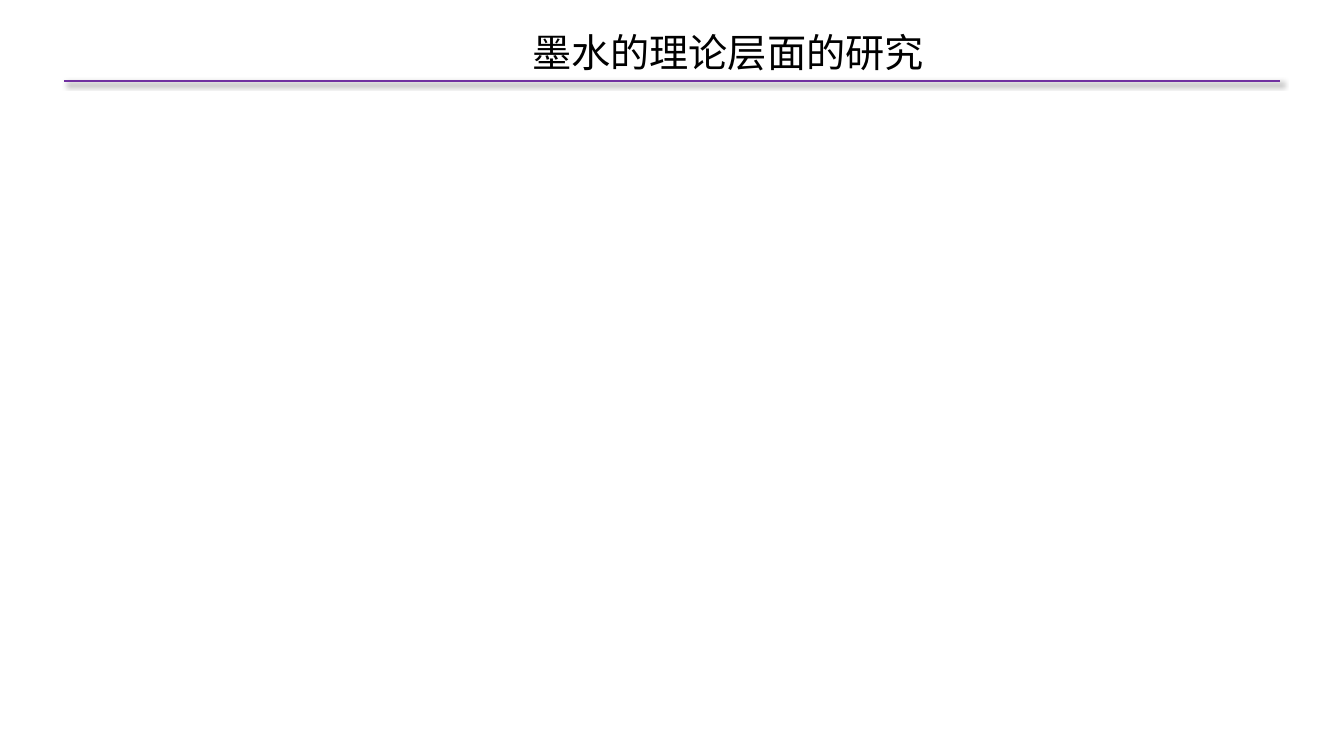
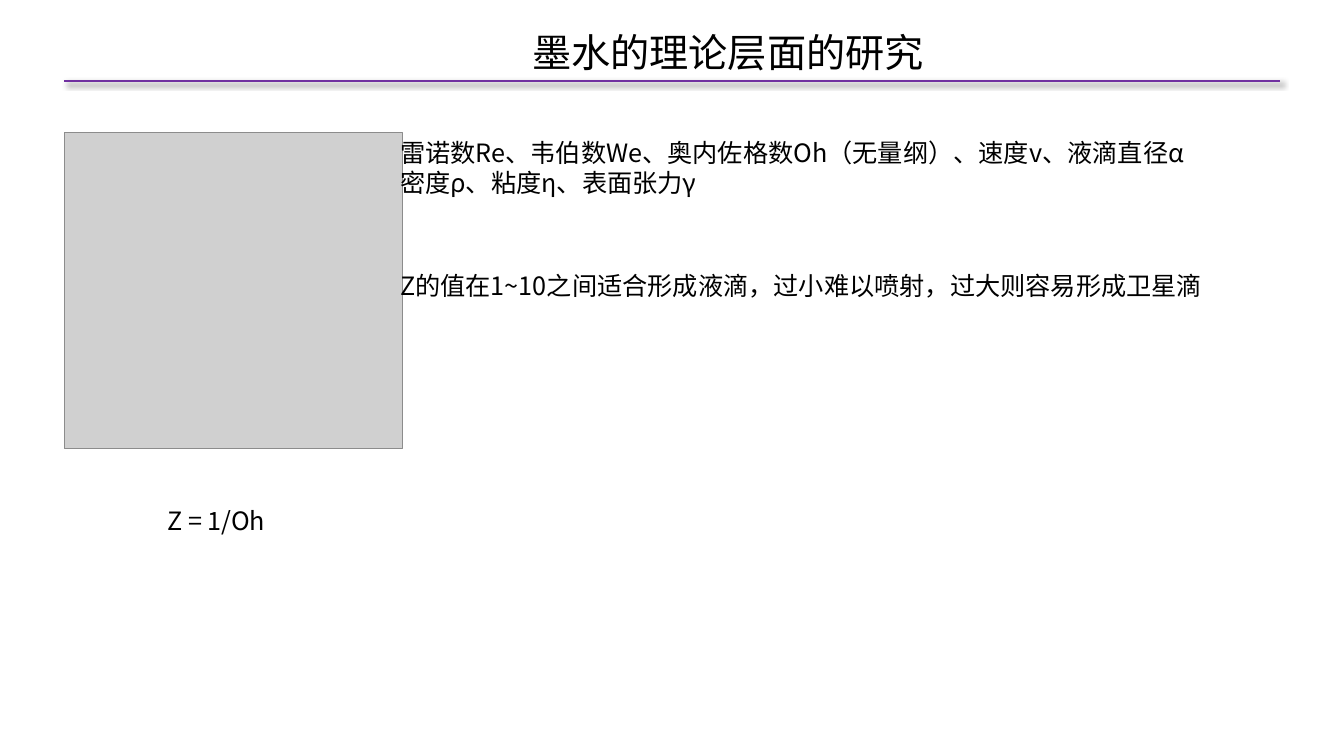
Before and after one commit to jysvs/Mytest, a slide deck: slide 11 of PPT/喷墨打印总结/喷墨打印总结.pptx. Drawn at 1344x756 pixels with LibreOffice and Linux fonts; fonts in the diff are those of the drawing; grey boxes stand for pictures. Boxes give left, top, right and bottom in pixels: in the first picture for what was removed or moved away, otherwise in the second. Text is boxed around its words. In the diff, an @@ line names an element or a change of style, - is before the commit and + after.

```diff
--- a/PPT/喷墨打印总结/喷墨打印总结.pptx
+++ b/PPT/喷墨打印总结/喷墨打印总结.pptx
@@ picture added at (x1=65, y1=132, x2=402, y2=449) @@
@@ text added at (x1=400, y1=136, x2=1184, y2=198), 18 pt, text #000000 @@
+雷诺数Re、韦伯数We、奥内佐格数Oh（无量纲）、速度v、液滴直径α
+密度ρ、粘度η、表面张力γ
@@ text added at (x1=400, y1=269, x2=1202, y2=301), 18 pt, text #000000 @@
+Z的值在1~10之间适合形成液滴，过小难以喷射，过大则容易形成卫星滴
@@ text added at (x1=167, y1=510, x2=266, y2=535), 18 pt, text #000000 @@
+Z = 1/Oh
```
Also in this commit, not shown: 3 other slides changed.
